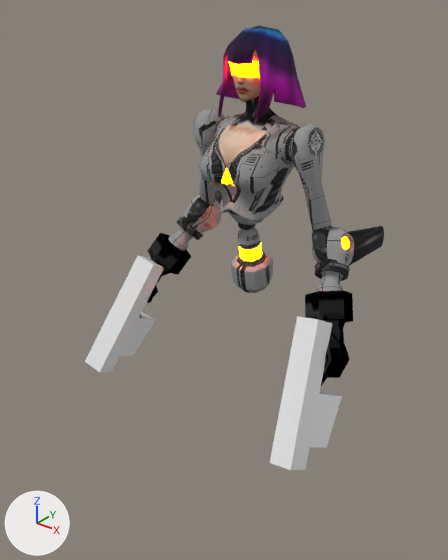
One commit to the glTF model public/models/player/GunnerTorso.glb: the scene before it, then after it.
Rendered twice from a 50 mm camera at (25.0, -34.0, 40.6) aimed at (0.2, -3.0, 21.4). Lighting does not change. The marker at lower left points along +X, +Y and +Z. The first picture is the older version. Where no turn or scale is listed for an object, it has been applied to the vertices. Vertices at exactly the same position are counted once.

Before the edit, the objects in view are built like this:
```python
ob_cube = bpy.data.objects.new('Cube', me_cube_011)
ob_cube.location = (0.0, 0.99, 1.55)
ob_cube_001 = bpy.data.objects.new('Cube.001', me_cube_012)
ob_cube_001.location = (0.0, 0.99, 1.55)
ob_cube_003 = bpy.data.objects.new('Cube.003', me_cube_009)
ob_cube_003.location = (0.0, 0.99, 1.55)
ob_cube_004 = bpy.data.objects.new('Cube.004', me_cube_003)
ob_cube_004.location = (0.0, 0.99, 1.55)
ob_cube_005 = bpy.data.objects.new('Cube.005', me_cube_005)
ob_cube_005.location = (0.0, 0.99, 1.55)
ob_cube_007 = bpy.data.objects.new('Cube.007', me_cube_008)
ob_cube_007.location = (0.0, 0.99, 1.55)
ob_cylinder = bpy.data.objects.new('Cylinder', me_cylinder)
ob_cylinder.location = (0.0, 0.99, 1.55)
ob_sphere_001 = bpy.data.objects.new('Sphere.001', me_sphere_002)
ob_sphere_001.location = (0.0, 0.99, 1.55)
ob_sphere_002 = bpy.data.objects.new('Sphere.002', me_sphere_003)
ob_sphere_002.location = (0.0, 0.99, 1.55)
# also in view: 'Sphere.003' at (0.0, 2.4, 22.4)
```
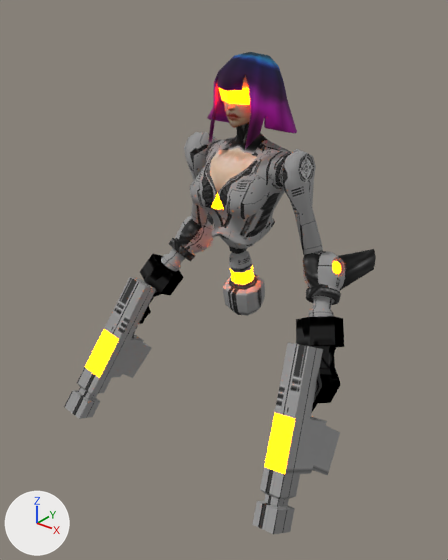
Changed parts and their boxes [x1, y1, x2, y2] in the pictures (448 x 560 px):
'Cube.003', reshaped, moved (7% wider, 19% taller): before [85, 255, 342, 470]; after [64, 277, 340, 534]
'Cube', moved: before [199, 96, 300, 221]; after [190, 122, 292, 245]
'Sphere.003', moved: before [169, 190, 384, 291]; after [161, 214, 376, 317]
'Sphere.002', moved: before [216, 25, 306, 122]; after [207, 52, 297, 149]
'Cube.004', moved: before [193, 109, 332, 231]; after [184, 132, 323, 255]
'Cube.005', moved: before [140, 232, 353, 386]; after [132, 254, 344, 413]
'Cube.001', moved: before [231, 223, 273, 293]; after [223, 246, 265, 316]
'Sphere.001', moved: before [232, 49, 260, 102]; after [223, 76, 251, 128]
'Cylinder', moved: before [228, 61, 260, 78]; after [219, 88, 250, 105]
'Cube.007', moved: before [229, 211, 263, 225]; after [220, 235, 255, 249]
part 1 of me_cube_009, built on: before [120, 312, 156, 356]; after [64, 334, 152, 419]
part 2 of me_cube_009, reshaped: before [310, 391, 342, 448]; after [252, 417, 340, 534]
part 3 of me_cube_009, recoloured: before [85, 255, 332, 470]; after [77, 277, 323, 498]
part 4 of me_cube_009, recoloured: before [93, 308, 305, 447]; after [85, 329, 295, 474]

Edits to the bpy script that builds the scene:
```text
Change me_cube_009:
    used by ob_cube_003; location = (0.0, 0.99, 1.55)
    remove me_cube_009.from_pydata(...)  # 48 vertices, 88 faces; spans x -10.1..10.1, y -9.3..-2.8, z 10.4..19.6
    add me_cube_009.from_pydata(...)  # 96 vertices, 184 faces; spans x -10.4..10.4, y -10.5..-2.1, z 8.5..19.6
    me_cube_009 part 1: 4 vertices removed from x -10.1..-8.0, y -5.4..-2.9, z 10.6..13.5; 28 vertices added at x -10.4..-7.9, y -10.5..-2.1, z 8.5..13.9
    me_cube_009 part 2: 4 vertices removed from x 8.0..10.1, y -5.4..-2.9, z 10.6..13.5; 28 vertices added at x 7.9..10.4, y -10.5..-2.1, z 8.5..13.9
    me_cube_009 part 3: 60 faces spanning x -10.0..10.0, y -9.3..-2.8, z 10.4..19.6 switch from no material to mat_bodytexture (picture img_textureatlas)
    me_cube_009 part 4: 4 faces spanning x -9.5..9.5, y -8.6..-6.7, z 12.4..15.7 switch from no material to mat_material (orange #e77000, glowing orange #ff5e00)
Change ob_cube:
    ob_cube.location: (0.0, 0.99, 1.55) -> (0.0, 0.0, 0.04)
Change ob_cube_001:
    ob_cube_001.location: (0.0, 0.99, 1.55) -> (0.0, 0.0, 0.04)
Change ob_cube_003:
    ob_cube_003.location: (0.0, 0.99, 1.55) -> (0.0, 0.0, 0.04)
Change ob_cube_004:
    ob_cube_004.location: (0.0, 0.99, 1.55) -> (0.0, 0.0, 0.04)
Change ob_cube_005:
    ob_cube_005.location: (0.0, 0.99, 1.55) -> (0.0, 0.0, 0.04)
Change ob_cube_007:
    ob_cube_007.location: (0.0, 0.99, 1.55) -> (0.0, 0.0, 0.04)
Change ob_cylinder:
    ob_cylinder.location: (0.0, 0.99, 1.55) -> (0.0, 0.0, 0.04)
Change ob_sphere_001:
    ob_sphere_001.location: (0.0, 0.99, 1.55) -> (0.0, 0.0, 0.04)
Change ob_sphere_002:
    ob_sphere_002.location: (0.0, 0.99, 1.55) -> (0.0, 0.0, 0.04)
Change ob_sphere_003:
    ob_sphere_003.location: (0.0, 0.99, 1.55) -> (0.0, 0.0, 0.04)
```
